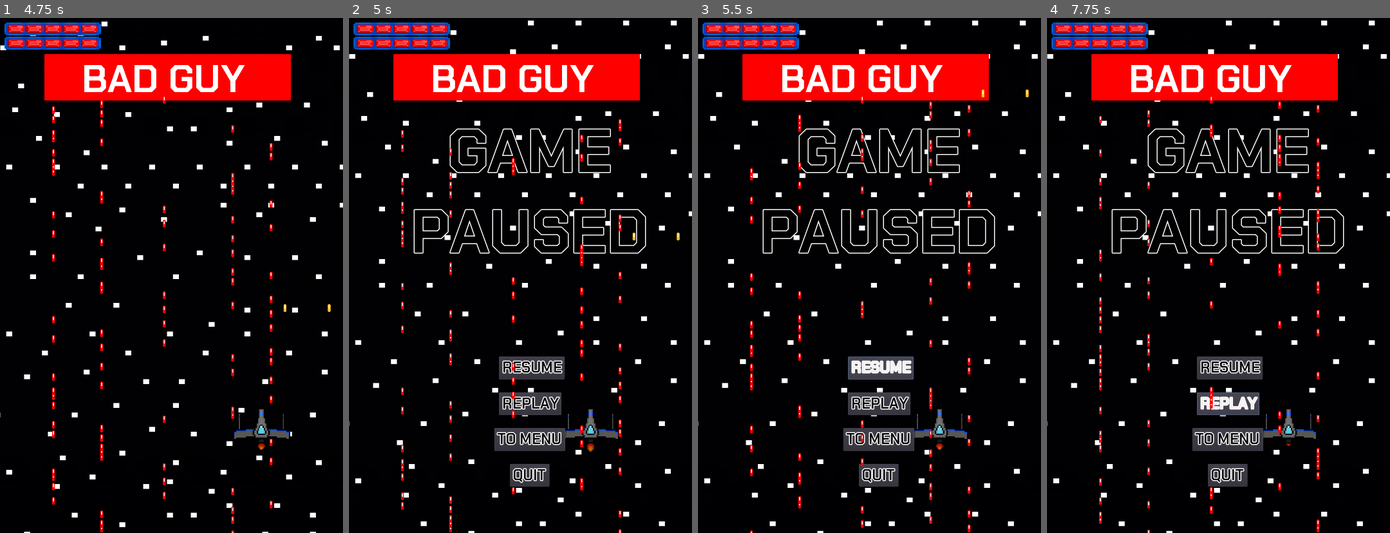
Above: before the commit, frames 1-4 (left to right).
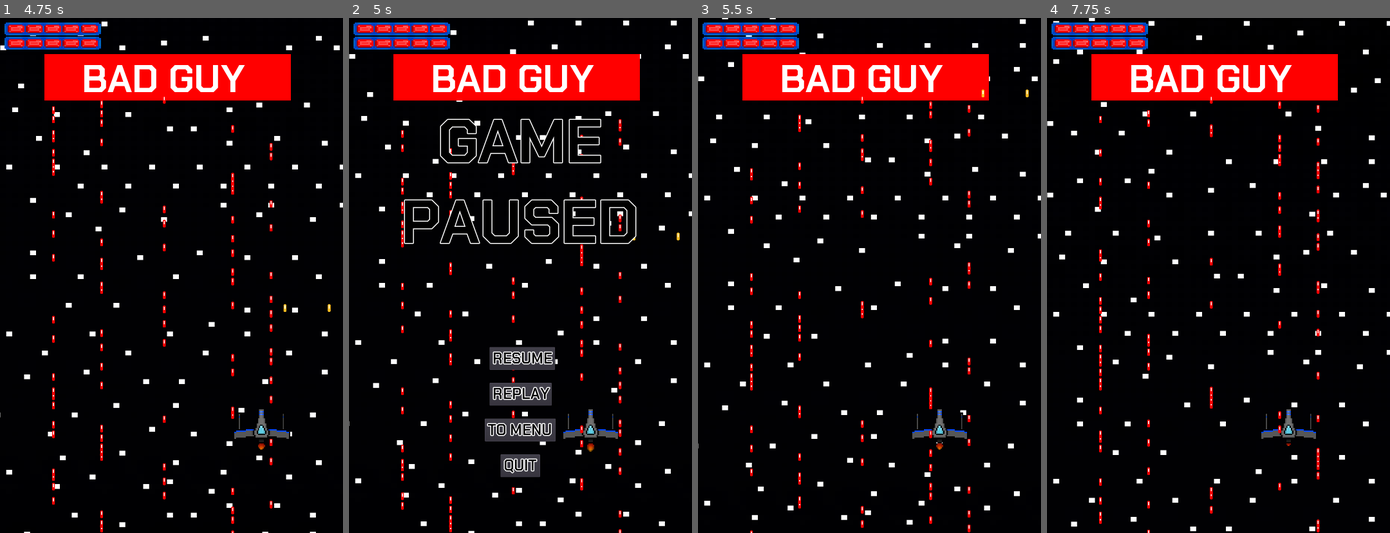
Above: after the commit, the same moments.

Repository: Cecilist/Final-BossFightBulletShooter
Game: Godot game, scene res://src/MainMenu.tscn
Two runs of this game, one before a commit and one after it. Both use one fixed random seed, a clock stepped at 60 frames per second and the inputs below.
Inputs (mouse positions are in pixels of both pictures, inside the frame that each line leads up to):
- Up to frame 1 (4.75 s): click "PLAY" at 0.5 s; tap Enter (play_game) at 1.25, 1.35, 3.6 s; hold D (move_right) 1.28-2.03 s; hold S (move_down) 2.03-2.78 s; tap Space (shoot) at 2.1, 4.35 s; hold D (move_right) 2.78-3.53 s; tap Tab (to_next_screen) at 2.85 s; hold W (move_up) 3.53-4.28 s; hold A (move_left) from 4.28 s (still down)
- Up to frame 2 (5 s): keep holding A (move_left); tap Escape (pause) at 4.9 s
- Up to frame 3 (5.5 s): release A (move_left) at 5 s; click "RESUME" at 5 s
- Up to frame 4 (7.75 s): click (1228, 404) at 5.75 s, where only the run before the commit has a clickable "REPLAY"; click (1228, 440) at 6.5 s, where only the run before the commit has a clickable "TO MENU"; click (1228, 404) at 7.25 s, where only the run before the commit has a clickable "REPLAY"

Frame 1 is identical in both runs. In frame 2, 7.3% of the frame differs, in the area x 15-87%, y 19-91%; in frame 3, 8.0%; in frame 4, 8.2%, in the area x 0-100%, y 0-100%.

Commit message:
Reformat script

Diff:
--- a/project/src/Boss.gd
+++ b/project/src/Boss.gd
@@ -21,7 +21,7 @@
 	var bullet = load("res://src/BossBullet.tscn").instance()
 	rng.randomize()
 	var random_num =  floor(rng.randf_range(0, 5))
-	get_node("/root/Level").add_child(bullet)
+	get_node("/root/Level").call_deferred("add_child", bullet)
 	if random_num == 0:
 		bullet.global_position = $Cannon1.global_position
 	if random_num == 1:
@@ -33,7 +33,6 @@
 	if random_num == 4:
 		bullet.global_position = $Cannon5.global_position
 
-
 	# Code below will randomly move around cannons
 	#var randomX = rng.randf_range(-249, 269) # magic numbers representing current width of boss "sprite"
 	#var cannonMovement := Vector2(randomX, 97) # magic number represetning current general y location of cannons
--- a/project/src/Level.gd
+++ b/project/src/Level.gd
@@ -5,6 +5,7 @@
 var game_paused := false
 var game_over := false
 var won_game := false
+var bullet_velocity := 10
 
 
 func _input(_event) -> void:
@@ -28,98 +29,99 @@
 func _process(_delta) -> void:
 	# Checks the player's health and displays it on the player's health bar
 	if $Player.player_health_percent <= 100:
-		$HUD/PlayerHealthBar.play("100")
+		$Overlay/HUD/PlayerHealthBar.play("100")
 	elif $Player.player_health_percent <= 90:
-		$HUD/PlayerHealthBar.play("90")
+		$Overlay/HUD/PlayerHealthBar.play("90")
 	elif $Player.player_health_percent <= 80:
-		$HUD/PlayerHealthBar.play("80")
+		$Overlay/HUD/PlayerHealthBar.play("80")
 	elif $Player.player_health_percent <= 70:
-		$HUD/PlayerHealthBar.play("70")
+		$Overlay/HUD/PlayerHealthBar.play("70")
 	elif $Player.player_health_percent <= 60:
-		$HUD/PlayerHealthBar.play("60")
+		$Overlay/HUD/PlayerHealthBar.play("60")
 	elif $Player.player_health_percent <= 50:
-		$HUD/PlayerHealthBar.play("50")
+		$Overlay/HUD/PlayerHealthBar.play("50")
 	elif $Player.player_health_percent <= 40:
-		$HUD/PlayerHealthBar.play("40")
+		$Overlay/HUD/PlayerHealthBar.play("40")
 	elif $Player.player_health_percent <= 30:
-		$HUD/PlayerHealthBar.play("30")
+		$Overlay/HUD/PlayerHealthBar.play("30")
 	elif $Player.player_health_percent <= 20:
-		$HUD/PlayerHealthBar.play("20")
+		$Overlay/HUD/PlayerHealthBar.play("20")
 	elif $Player.player_health_percent <= 10:
-		$HUD/PlayerHealthBar.play("10")
+		$Overlay/HUD/PlayerHealthBar.play("10")
 	elif $Player.player_health_percent == 0:
-		$HUD/PlayerHealthBar.play("0")
+		$Overlay/HUD/PlayerHealthBar.play("0")
 		_show_game_over()
 
 	# Checks the boss's health and displays it on its health bar
 #	if $Boss.boss_health_percent <= 100:
-#		$HUD/BossHealthBar.play("100")
+#		$Overlay/HUD/BossHealthBar.play("100")
 #	elif $Boss.boss_health_percent <= 90:
-#		$HUD/BossHealthBar.play("90")
+#		$Overlay/HUD/BossHealthBar.play("90")
 #	elif $Boss.boss_health_percent <= 80:
-#		$HUD/BossHealthBar.play("80")
+#		$Overlay/HUD/BossHealthBar.play("80")
 #	elif $Boss.boss_health_percent <= 70:
-#		$HUD/BossHealthBar.play("70")
+#		$Overlay/HUD/BossHealthBar.play("70")
 #	elif $Boss.boss_health_percent <= 60:
-#		$HUD/BossHealthBar.play("60")
+#		$Overlay/HUD/BossHealthBar.play("60")
 #	elif $Boss.boss_health_percent <= 50:
-#		$HUD/BossHealthBar.play("50")
+#		$Overlay/HUD/BossHealthBar.play("50")
 #	elif $Boss.boss_health_percent <= 40:
-#		$HUD/BossHealthBar.play("40")
+#		$Overlay/HUD/BossHealthBar.play("40")
 #	elif $Boss.bossy_health_percent <= 30:
-#		$HUD/BossHealthBar.play("30")
+#		$Overlay/HUD/BossHealthBar.play("30")
 #	elif $Boss.boss_health_percent <= 20:
-#		$HUD/BossHealthBar.play("20")
+#		$Overlay/HUD/BossHealthBar.play("20")
 #	elif $Boss.boss_health_percent <= 10:
-#		$HUD/BossHealthBar.play("10")
+#		$Overlay/HUD/BossHealthBar.play("10")
 #	elif $Boss.boss_health_percent == 0:
-#		$HUD/BossHealthBar.play("0")
+#		$Overlay/HUD/BossHealthBar.play("0")
 #		_show_won_game()
 
 
 # Pauses the game and brings up the pause menu
 func _pause_game() -> void:
 	get_tree().paused = true
-	$PauseMenu/InGameResumeButton.disabled = false
-	$PauseMenu/InGameRestartButton.disabled = false
-	$PauseMenu/InGameToMenuButton.disabled = false
-	$PauseMenu/InGameQuitButton.disabled = false
-	$PauseMenu.visible = true
+	$Overlay/PauseMenu/InGameResumeButton.disabled = false
+	$Overlay/PauseMenu/InGameRestartButton.disabled = false
+	$Overlay/PauseMenu/InGameToMenuButton.disabled = false
+	$Overlay/PauseMenu/InGameQuitButton.disabled = false
+	$Overlay/PauseMenu.visible = true
 	game_paused = true
 
 
 # Unpauses the game and hides the pause menu
 func _unpause_game() -> void:
 	get_tree().paused = false
-	$PauseMenu/InGameResumeButton.disabled = true
-	$PauseMenu/InGameRestartButton.disabled = true
-	$PauseMenu/InGameToMenuButton.disabled = true
-	$PauseMenu/InGameQuitButton.disabled = true
-	$PauseMenu.visible = false
+	$Overlay/PauseMenu/InGameResumeButton.disabled = true
+	$Overlay/PauseMenu/InGameRestartButton.disabled = true
+	$Overlay/PauseMenu/InGameToMenuButton.disabled = true
+	$Overlay/PauseMenu/InGameQuitButton.disabled = true
+	$Overlay/PauseMenu.visible = false
 	game_paused = false
 
 
 # Displays the game over message and allows the player to replay,
 #  go the the main menu, or quit the game
 func _show_game_over() -> void:
-	$GameOver.visible = true
-	$GameOver/ReplayButton.disabled = false
-	$GameOver/ToMenuButton.disabled = false
-	$GameOver/QuitButton.disabled = false
+	$Overlay/GameOver.visible = true
+	$Overlay/GameOver/ReplayButton.disabled = false
+	$Overlay/GameOver/ToMenuButton.disabled = false
+	$Overlay/GameOver/QuitButton.disabled = false
 
 
 # Displays the won game message and allows the player to replay,
 #  go the the main menu, or quit the game
 func _show_won_game() -> void:
-	$WonGame.visible = true
-	$WonGame/ReplayButton.disabled = false
-	$WonGame/ToMenuButton.disabled = false
-	$WonGame/QuitButton.disabled = false
+	$Overlay/WonGame.visible = true
+	$Overlay/WonGame/ReplayButton.disabled = false
+	$Overlay/WonGame/ToMenuButton.disabled = false
+	$Overlay/WonGame/QuitButton.disabled = false
 
 
 # Resumes the game
 func _on_InGameResumeButton_pressed() -> void:
 	game_paused = false
+	_unpause_game()
 
 
 # Restarts the level
--- a/project/src/Level.tscn
+++ b/project/src/Level.tscn
@@ -17,10 +17,15 @@
 a = Vector2( 0, -3.767 )
 b = Vector2( 0, 730.206 )
 
-[sub_resource type="DynamicFont" id=4]
+[sub_resource type="DynamicFont" id=3]
 size = 128
 outline_size = 2
 font_data = ExtResource( 8 )
+
+[sub_resource type="DynamicFont" id=4]
+size = 32
+outline_size = 2
+font_data = ExtResource( 6 )
 
 [sub_resource type="DynamicFont" id=5]
 size = 32
@@ -33,11 +38,6 @@
 font_data = ExtResource( 6 )
 
 [sub_resource type="DynamicFont" id=7]
-size = 32
-outline_size = 2
-font_data = ExtResource( 6 )
-
-[sub_resource type="DynamicFont" id=8]
 size = 32
 outline_size = 2
 font_data = ExtResource( 6 )
@@ -75,27 +75,29 @@
 rotation = -1.5708
 shape = SubResource( 2 )
 
-[node name="HUD" parent="." instance=ExtResource( 2 )]
-anchor_right = 0.0
-anchor_bottom = 0.0
-
 [node name="WonGame" parent="." instance=ExtResource( 4 )]
 visible = false
 
 [node name="GameOver" parent="." instance=ExtResource( 5 )]
 visible = false
 
-[node name="PauseMenu" type="Control" parent="."]
+[node name="Overlay" type="CanvasLayer" parent="."]
+
+[node name="PauseMenu" type="Control" parent="Overlay"]
 visible = false
-margin_left = 360.0
-margin_top = 540.0
-margin_right = 400.0
-margin_bottom = 580.0
+anchor_left = 0.5
+anchor_top = 0.5
+anchor_right = 0.5
+anchor_bottom = 0.5
+margin_left = -20.0
+margin_top = -20.0
+margin_right = 20.0
+margin_bottom = 20.0
 __meta__ = {
 "_edit_use_anchors_": false
 }
 
-[node name="Label" type="Label" parent="PauseMenu"]
+[node name="Label" type="Label" parent="Overlay/PauseMenu"]
 anchor_left = 0.5
 anchor_top = 0.5
 anchor_right = 0.5
@@ -114,7 +116,7 @@
 "_edit_use_anchors_": false
 }
 
-[node name="InGameResumeButton" type="Button" parent="PauseMenu"]
+[node name="InGameResumeButton" type="Button" parent="Overlay/PauseMenu"]
 anchor_left = 0.5
 anchor_top = 0.5
 anchor_right = 0.5
@@ -123,14 +125,14 @@
 margin_top = 150.0
 margin_right = 65.0
 margin_bottom = 198.0
-custom_fonts/font = SubResource( 5 )
+custom_fonts/font = SubResource( 4 )
 custom_colors/font_color = Color( 0, 0, 0, 1 )
 text = "RESUME"
 __meta__ = {
 "_edit_use_anchors_": false
 }
 
-[node name="InGameRestartButton" type="Button" parent="PauseMenu"]
+[node name="InGameRestartButton" type="Button" parent="Overlay/PauseMenu"]
 anchor_left = 0.5
 anchor_top = 0.5
 anchor_right = 0.5
@@ -139,14 +141,14 @@
 margin_top = 225.0
 margin_right = 65.0
 margin_bottom = 273.0
-custom_fonts/font = SubResource( 6 )
+custom_fonts/font = SubResource( 5 )
 custom_colors/font_color = Color( 0, 0, 0, 1 )
 text = "REPLAY"
 __meta__ = {
 "_edit_use_anchors_": false
 }
 
-[node name="InGameToMenuButton" type="Button" parent="PauseMenu"]
+[node name="InGameToMenuButton" type="Button" parent="Overlay/PauseMenu"]
 anchor_left = 0.5
 anchor_top = 0.5
 anchor_right = 0.5
@@ -155,14 +157,14 @@
 margin_top = 300.0
 margin_right = 74.5
 margin_bottom = 348.0
-custom_fonts/font = SubResource( 7 )
+custom_fonts/font = SubResource( 6 )
 custom_colors/font_color = Color( 0, 0, 0, 1 )
 text = "TO MENU"
 __meta__ = {
 "_edit_use_anchors_": false
 }
 
-[node name="InGameQuitButton" type="Button" parent="PauseMenu"]
+[node name="InGameQuitButton" type="Button" parent="Overlay/PauseMenu"]
 anchor_left = 0.5
 anchor_top = 0.5
 anchor_right = 0.5
@@ -171,14 +173,18 @@
 margin_top = 375.0
 margin_right = 41.5
 margin_bottom = 423.0
-custom_fonts/font = SubResource( 8 )
+custom_fonts/font = SubResource( 7 )
 custom_colors/font_color = Color( 0, 0, 0, 1 )
 text = "QUIT"
 __meta__ = {
 "_edit_use_anchors_": false
 }
 
-[connection signal="pressed" from="PauseMenu/InGameResumeButton" to="." method="_on_InGameResumeButton_pressed"]
-[connection signal="pressed" from="PauseMenu/InGameRestartButton" to="." method="_on_InGameRestartButton_pressed"]
-[connection signal="pressed" from="PauseMenu/InGameToMenuButton" to="." method="_on_InGameToMenuButton_pressed"]
-[connection signal="pressed" from="PauseMenu/InGameQuitButton" to="." method="_on_InGameQuitButton_pressed"]
+[node name="HUD" parent="Overlay" instance=ExtResource( 2 )]
+anchor_right = 0.0
+anchor_bottom = 0.0
+
+[connection signal="pressed" from="Overlay/PauseMenu/InGameResumeButton" to="." method="_on_InGameResumeButton_pressed"]
+[connection signal="pressed" from="Overlay/PauseMenu/InGameRestartButton" to="." method="_on_InGameRestartButton_pressed"]
+[connection signal="pressed" from="Overlay/PauseMenu/InGameToMenuButton" to="." method="_on_InGameToMenuButton_pressed"]
+[connection signal="pressed" from="Overlay/PauseMenu/InGameQuitButton" to="." method="_on_InGameQuitButton_pressed"]
Not shown: 1 places in project/src/Level.tscn that only renumber resources
